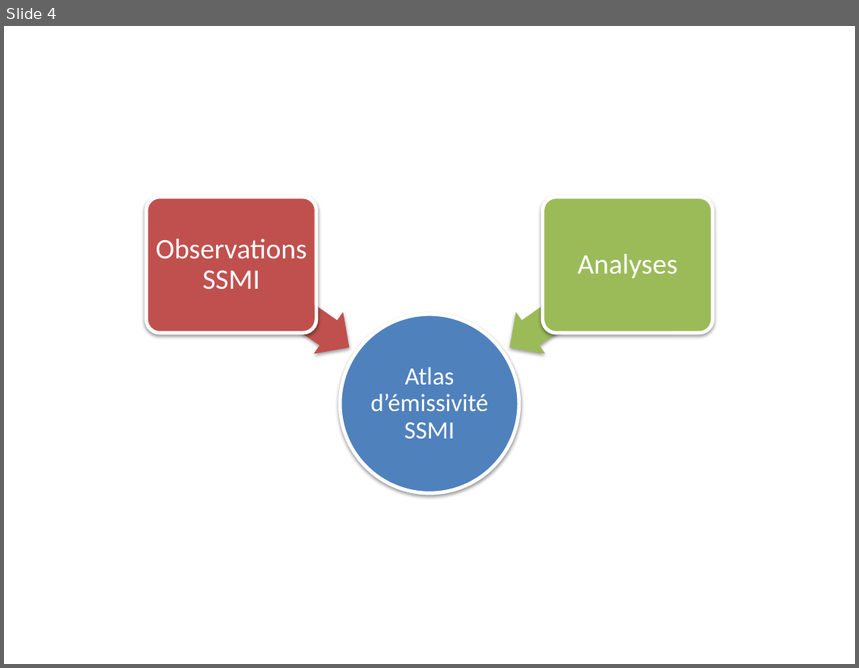
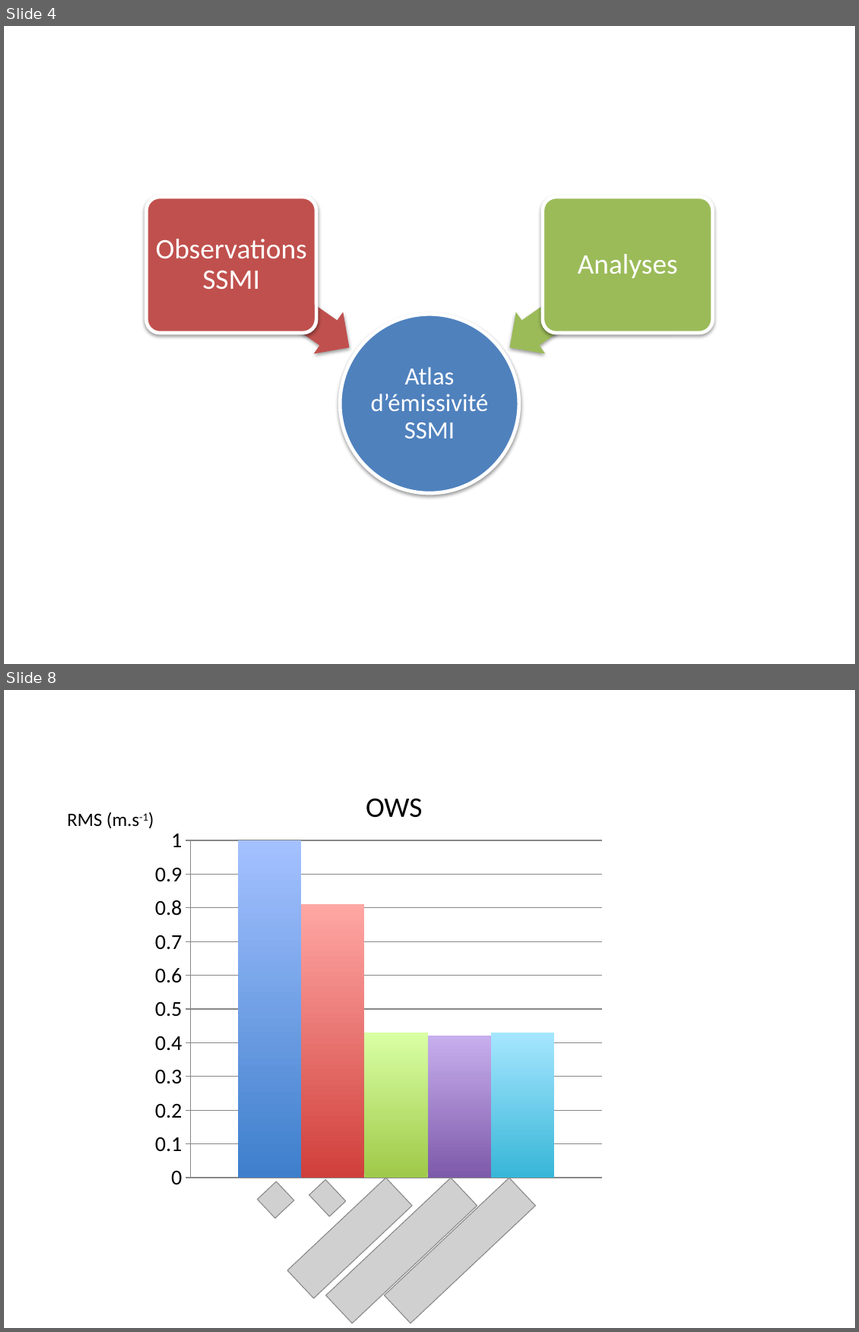
Before and after one commit to FredericBernardo/Thesis-defense, a slide deck: images/originals/models.pptx. Shown one above the other, each under a label of ours: slide 4 before the commit, slides 4 and 8 after it; the slides between them are not shown. The pictures are 859x668 and 859x1332 pixels, drawn with LibreOffice and Linux fonts; fonts in the diff are those of the drawing; grey boxes stand for pictures. Boxes give left, top, right and bottom in pixels: in the first picture for what was removed or moved away, otherwise in the second. Text is boxed around its words. In the diff, an @@ line names an element or a change of style, - is before the commit and + after.

```diff
--- a/images/originals/models.pptx
+++ b/images/originals/models.pptx
@@ slide 8 added at bbox=[4, 690, 855, 1328], background #FFFFFF @@
@@ text added at bbox=[366, 798, 423, 818], 24 pt, text #000000 @@
+OWS
@@ text added at bbox=[67, 812, 148, 828], 16 pt, text #000000 @@
+RMS (m.s-1)
@@ column chart added at bbox=[146, 820, 612, 1198] @@
+categories: 1
+Series 1: 2.27
+Series 2: 0.81
+Series 3: 0.43
+Series 4: 0.42
+Series 5: 0.43
@@ picture added at bbox=[257, 1182, 294, 1219] @@
@@ picture added at bbox=[287, 1178, 412, 1299] @@
@@ picture added at bbox=[310, 1180, 346, 1217] @@
@@ picture added at bbox=[325, 1178, 477, 1323] @@
@@ picture added at bbox=[385, 1178, 536, 1323] @@
```
Also in this commit, not shown: 3 other slides added, 1 slide removed, 12 other files.
